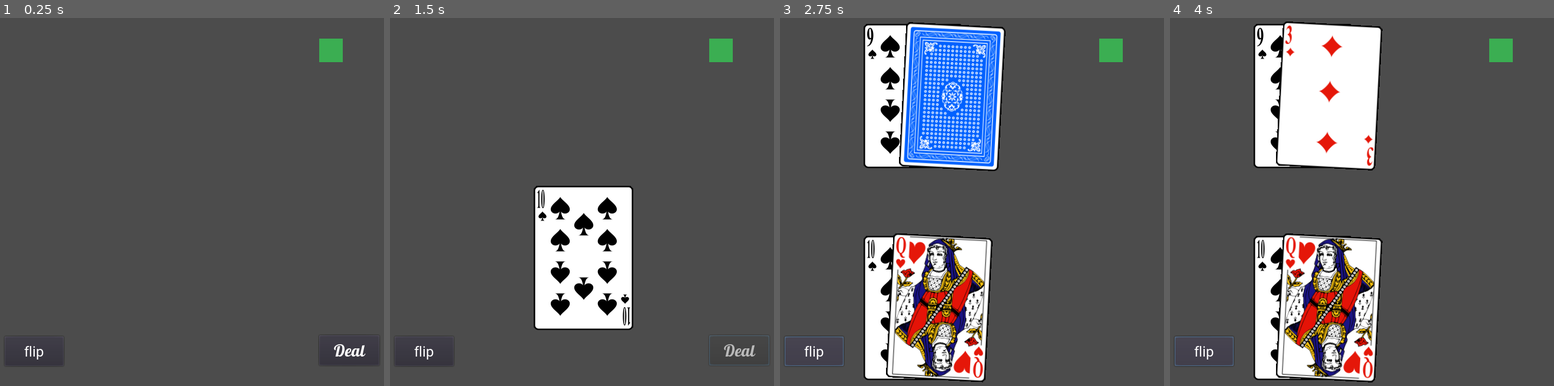
Above: before the commit, frames 1-4 (left to right).
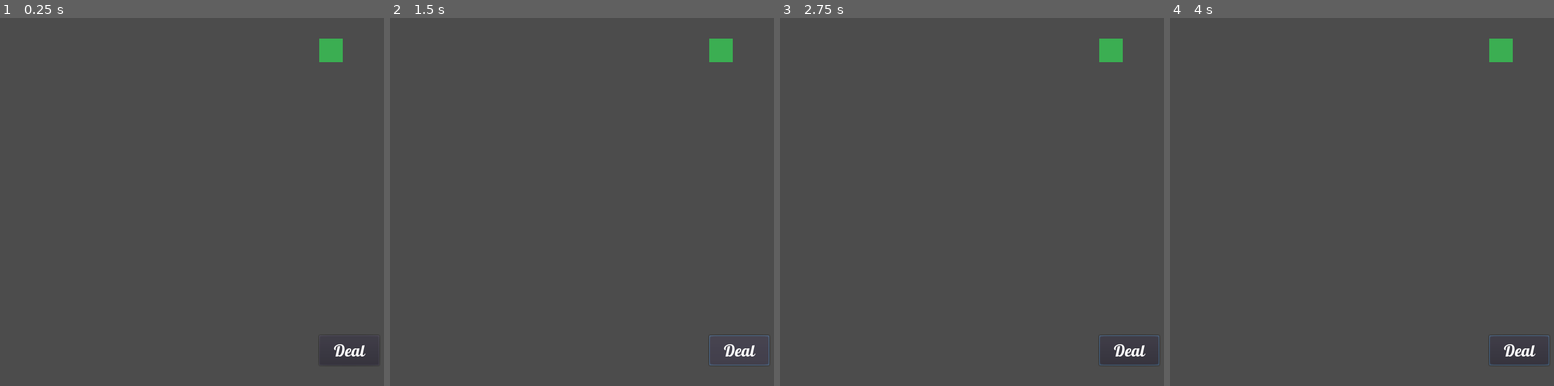
Above: after the commit, the same moments.

Repository: justin-calleja/Blackjack
Game: Godot game, scene res://scenes/game/game.tscn
Two runs of this game, one before a commit and one after it. Both use one fixed random seed, a clock stepped at 60 frames per second and the inputs below.
Inputs (mouse positions are in pixels of both pictures, inside the frame that each line leads up to):
- Up to frame 1 (0.25 s): no input
- Up to frame 2 (1.5 s): click (424, 352) at 0.5 s, where only the run before the commit has a clickable "flip"; click "Deal" at 1.25 s
- Up to frame 3 (2.75 s): click (814, 352) at 2 s, where only the run before the commit has a clickable "flip"
- Up to frame 4 (4 s): click (1519, 349) at 2.75 s, where only the run after the commit has a clickable "Deal"; click (1204, 352) at 3.5 s, where only the run before the commit has a clickable "flip"

The runs differ from the first frame. In frame 1, less than 0.1% of the frame differs, in the area x 2-16%, y 89-95%; in frame 2, 10%; in frame 3, 27%, in the area x 1-99%, y 1-100%; in frame 4, 26%.
Error after the commit: Invalid call. Nonexistent function 'set_id' in base 'Reference ()'. (res://addons/godot-finite-state-machine/state_machine.gd:83)

Commit message:
save before trying to replace fsm

Diff:
--- a/scenes/game/game.gd
+++ b/scenes/game/game.gd
@@ -3,19 +3,27 @@
 const StateMachineFactory = preload("res://addons/godot-finite-state-machine/state_machine_factory.gd")
 const Utils = preload("res://scripts/utils.gd")
 const Card = preload("res://scenes/card/card.tscn")
-const IdleState = preload("res://scripts/idle_state.gd")
-const DealInitialHandsState = preload("res://scripts/deal_initial_hands_state.gd")
+# const States
+const States = preload("res://scripts/states.gd")
+#const IdleState = preload("res://scripts/idle_state.gd")
+#const DealInitialHandsState = preload("res://scripts/deal_initial_hands_state.gd")
 #var SM = preload("res://scripts/state_machine.gd"
 #var sm: SM = null
 
 onready var deck: Deck = $Control/Deck
 onready var deal_btn = $DealButton
-onready var smf = StateMachineFactory.new()
+onready var hit_btn = $HitButton
+
 
 var player_card_1 : Card
 var player_card_2 : Card
 var dealer_card_1 : Card
 var dealer_card_2 : Card
+
+var IdleState = States.IdleState
+var DealInitialHandsState = States.DealInitialHandsState
+# const a = States.IdleState
+# const DealInitialHandsState = States.DealInitialHandsState
 
 #enum States {
 #	IDLE,
@@ -43,23 +51,26 @@
 #	# [States.HIT_IN_PROGRESS, Events.HIT]: States.HIT_IN_PROGRESS,
 #}
 
+
 var sm
 
 func _ready():
-#	sm = SM.new()
-#	sm.subscribe(self)
+	hit_btn.set_label_text(("Hit"))
+	hit_btn.visible = false
 	deal_btn.set_label_text("Deal")
 	init_deck()
+
+	var smf = StateMachineFactory.new()
 	sm = smf.create({
 		"target": self,
 		"current_state": "idle",
 		"states": [
-			{"id": "idle", "state": IdleState},
-			{"id": "deal_initial_hands", "state": DealInitialHandsState},
+			{"id": IdleState.ID, "state": IdleState},
+			{"id": DealInitialHandsState.ID, "state": DealInitialHandsState},
 		],
 		"transitions": [
-			{ "state_id": "idle", "to_states": ["deal_initial_hands"] },
-			{ "state_id": "deal_initial_hands", "to_states": ["idle"] },
+			{ "state_id": IdleState.ID, "to_states": [ DealInitialHandsState.ID] },
+			{ "state_id":  DealInitialHandsState.ID, "to_states": [IdleState.ID] },
 		]
 	})
 
@@ -109,9 +120,9 @@
 #	change_state(Events.DEAL)
 
 
-func _on_FlipButton_pressed():
-	if dealer_card_2:
-		dealer_card_2.flip_front()
+#func _on_FlipButton_pressed():
+#	if dealer_card_2:
+#		dealer_card_2.flip_front()
 
 
 
--- a/scenes/game/game.tscn
+++ b/scenes/game/game.tscn
@@ -1,13 +1,8 @@
-[gd_scene load_steps=6 format=2]
+[gd_scene load_steps=4 format=2]
 
 [ext_resource path="res://scenes/deck/png_deck.tscn" type="PackedScene" id=1]
 [ext_resource path="res://scenes/game/game.gd" type="Script" id=2]
-[ext_resource path="res://assets/Roboto-Regular.ttf" type="DynamicFontData" id=3]
 [ext_resource path="res://scenes/button/button.tscn" type="PackedScene" id=4]
-
-[sub_resource type="DynamicFont" id=1]
-size = 24
-font_data = ExtResource( 3 )
 
 [node name="Control" type="Control"]
 anchor_right = 1.0
@@ -30,37 +25,15 @@
 
 [node name="Deck" parent="Control" instance=ExtResource( 1 )]
 
-[node name="DealButton2" type="Button" parent="."]
-anchor_left = 0.8
-anchor_top = 0.8
-anchor_right = 0.8
-anchor_bottom = 0.8
-margin_left = -534.395
-margin_top = 2.18115
-margin_right = -434.395
-margin_bottom = 52.1812
-rect_min_size = Vector2( 100, 50 )
-__meta__ = {
-"_edit_use_anchors_": false
-}
-
-[node name="Label" type="Label" parent="DealButton2"]
-anchor_left = 0.5
-anchor_top = 0.5
-anchor_right = 0.5
-anchor_bottom = 0.5
-margin_left = -24.0
-margin_top = -14.5
-margin_right = 24.0
-margin_bottom = 14.5
-custom_fonts/font = SubResource( 1 )
-text = "flip"
-align = 1
-
 [node name="DealButton" parent="." instance=ExtResource( 4 )]
 margin_left = 576.0
 margin_top = 576.0
 margin_right = 678.0
 margin_bottom = 627.0
-[connection signal="pressed" from="DealButton2" to="." method="_on_FlipButton_pressed"]
+
+[node name="HitButton" parent="." instance=ExtResource( 4 )]
+margin_left = 576.0
+margin_top = 576.0
+margin_right = 678.0
+margin_bottom = 627.0
 [connection signal="pressed" from="DealButton" to="." method="_on_DealButton_pressed"]
--- /dev/null
+++ b/scripts/blackjack.gd
@@ -0,0 +1,5 @@
+extends Node
+
+
+func _ready():
+	pass
--- a/scripts/state.gd
+++ b/scripts/state.gd
@@ -1,3 +1,5 @@
+#class_name State
+
 # State ID
 var id
 
--- /dev/null
+++ b/scripts/states.gd
@@ -0,0 +1,28 @@
+const StateMachine = preload("res://addons/godot-finite-state-machine/state_machine.gd")
+
+# class IdleState extends "state.gd":
+class IdleState extends StateMachine.State:
+
+	const ID = "idle"
+
+
+	func _on_enter_state():
+		print('in on enter of idle')
+		target.hit_btn.visible = false
+		target.deal_btn.visible = true
+
+
+
+# class DealInitialHandsState extends "state.gd":
+class DealInitialHandsState extends StateMachine.State:
+
+	const ID = "deal_initial_hands"
+
+
+	func _on_enter_state():
+		print('.....in on enter of deal init hands')
+		target.deal_btn.fade_out()
+		target.deal_initial_hands()
+
+
+# func _on_leave_state():
